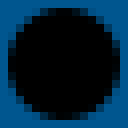
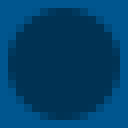
Layers edited between the first and the second 128px x 128px image:
painted on "Blank" over (8, 8, 120, 120)
